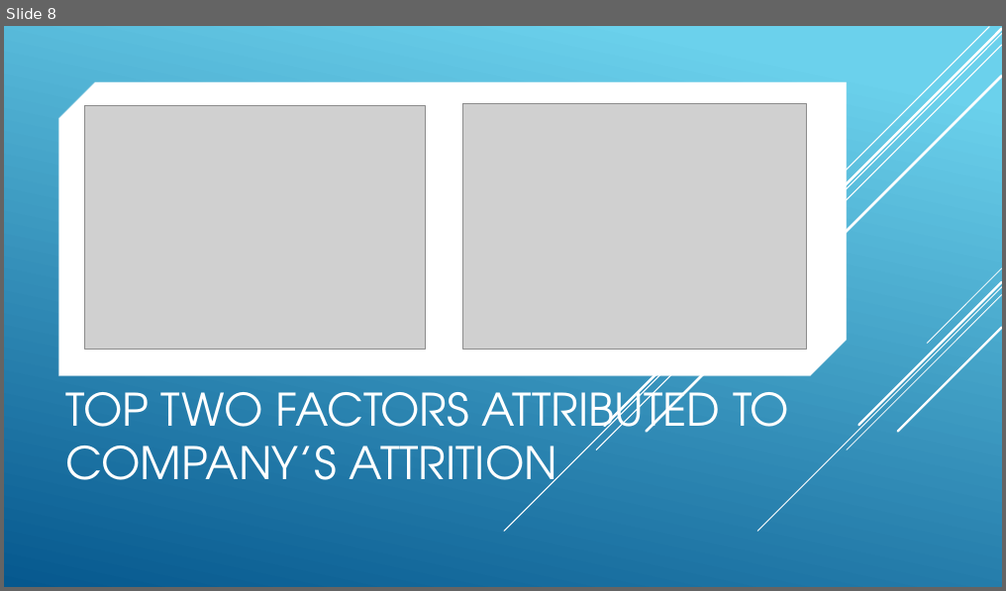
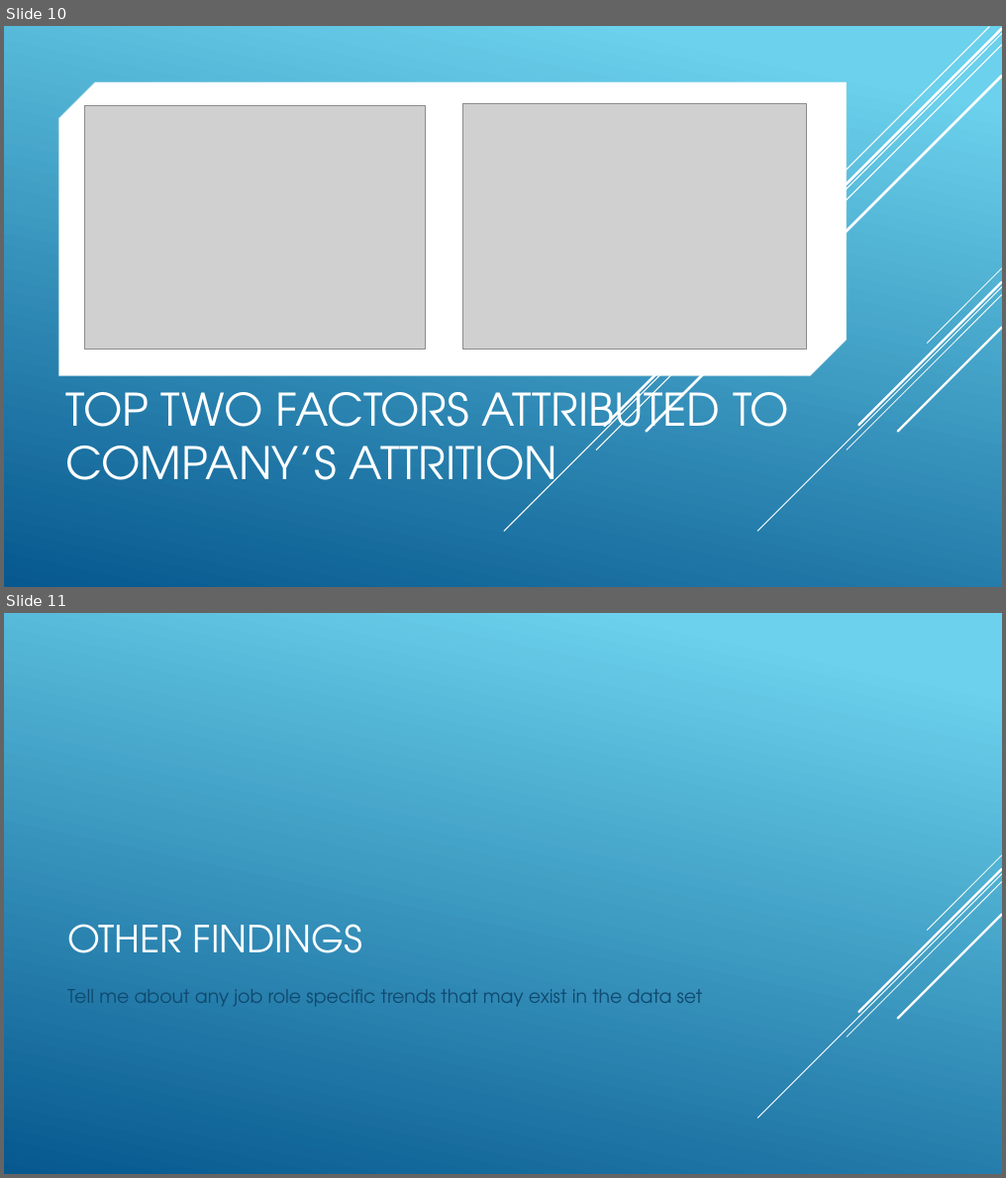
Before and after one commit to R-Chandna/MSDS6306_CaseStudy_2, a slide deck: Attrition_Case_Study_2_pptx_TAJAR_IP.pptx. Shown one above the other, each under a label of ours: slide 8 before the commit, slides 10 and 11 after it. The pictures are 1006x591 and 1006x1178 pixels, drawn with LibreOffice and Linux fonts; fonts in the diff are those of the drawing; grey boxes stand for pictures. Boxes give left, top, right and bottom in pixels: in the first picture for what was removed or moved away, otherwise in the second. Text is boxed around its words. In the diff, an @@ line names an element or a change of style, - is before the commit and + after.

Commit message:
Powerpoint edits

```diff
--- a/Attrition_Case_Study_2_pptx_TAJAR_IP.pptx
+++ b/Attrition_Case_Study_2_pptx_TAJAR_IP.pptx
@@ slide 11 added at [4, 613, 1002, 1174], background gradient #6ED2EB to #06588E @@
@@ title added at [67, 924, 363, 954], 36 pt, text #FFFFFF @@
+OTHER FINDINGS
@@ group added at [757, 856, 1002, 1118]: 5 lines @@
@@ text added at [67, 989, 703, 1007], 18 pt, text #0F496F @@
+Tell me about any job role specific trends that may exist in the data set
@@ what was slide 8 is now slide 10 @@
```
Also in this commit, not shown: 3 other slides added.
